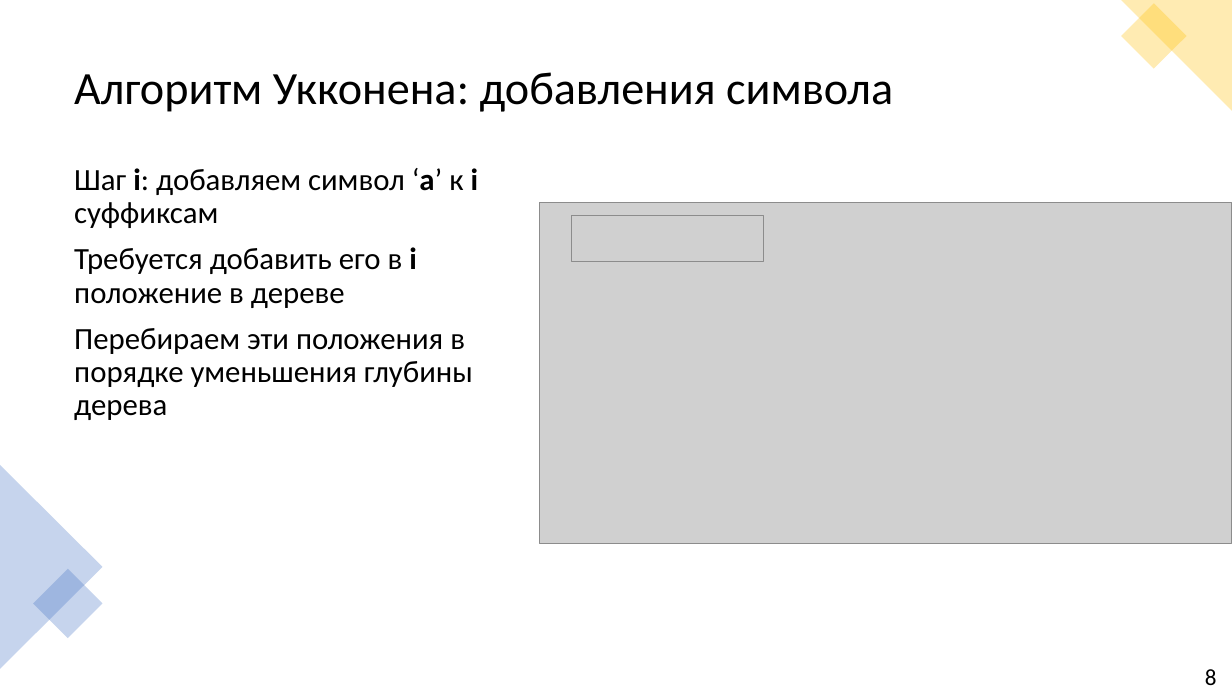
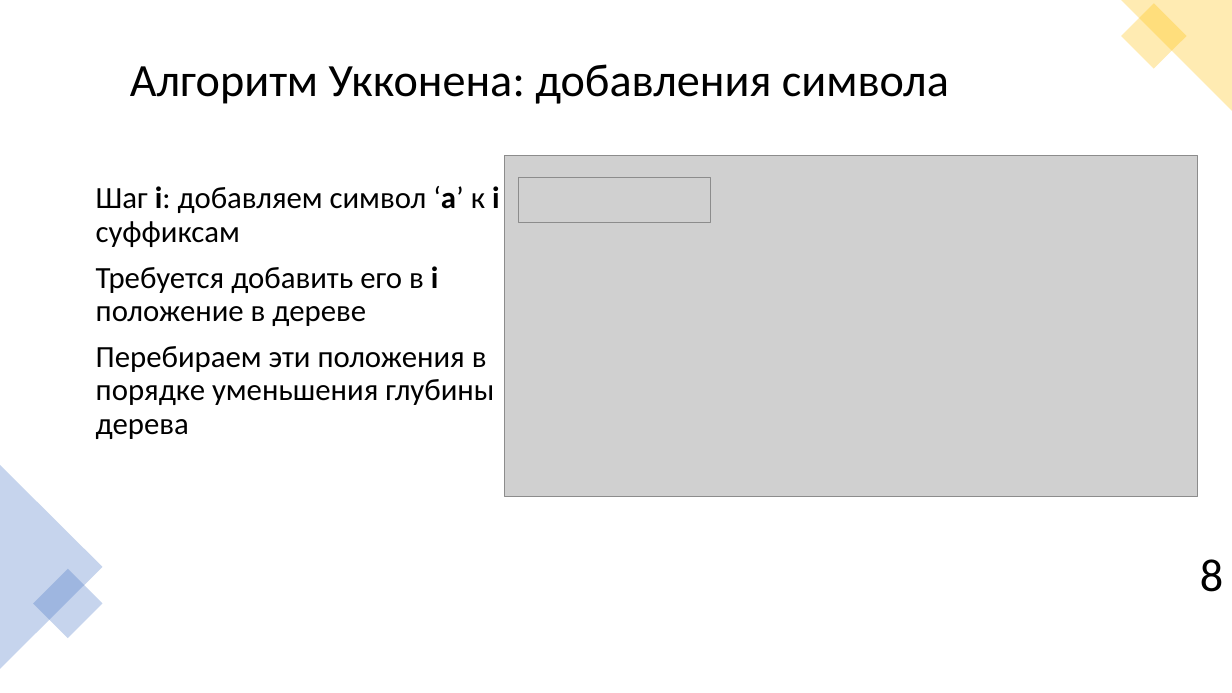
Before and after one commit to Pompon-Den/Suff-Tree-Algorithm-Ykkonen, a slide deck: slide 9 of Algorithm Ykkonena.pptx. Drawn at 1232x693 pixels with LibreOffice and Linux fonts; fonts in the diff are those of the drawing; grey boxes stand for pictures; background and template pictures are left out. Boxes give left, top, right and bottom in pixels: in the first picture for what was removed or moved away, otherwise in the second. Text is boxed around its words. In the diff, an @@ line names an element or a change of style, - is before the commit and + after.

```diff
--- a/Algorithm Ykkonena.pptx
+++ b/Algorithm Ykkonena.pptx
@@ title "Алгоритм Укконена: добавления символа": place and size @@
-title "Алгоритм Укконена: добавления символа" at [74, 72, 893, 112]
+title "Алгоритм Укконена: добавления символа" at [130, 64, 949, 104]
@@ text "Шаг i: добавляем символ ‘a’ ...": place and size @@
-text "Шаг i: добавляем символ ‘a’ ..." at [74, 168, 479, 420]
+text "Шаг i: добавляем символ ‘a’ ..." at [96, 186, 500, 439]
@@ picture: place and size @@
-picture at [539, 202, 1232, 543]
+picture at [505, 155, 1198, 496]
@@ picture: place and size @@
-picture at [571, 216, 763, 262]
+picture at [518, 177, 711, 223]
@@ text "8": place and size @@
-text "8" at [1205, 669, 1217, 685]
+text "8" at [1200, 559, 1223, 592]
@@ text "8" at [1200, 559, 1223, 592]: size 18 to 36 pt; more space between paragraphs @@
```
Also in this commit, not shown: 13 other slides changed, 1 slide added, 9 slides removed, 5 other files.
